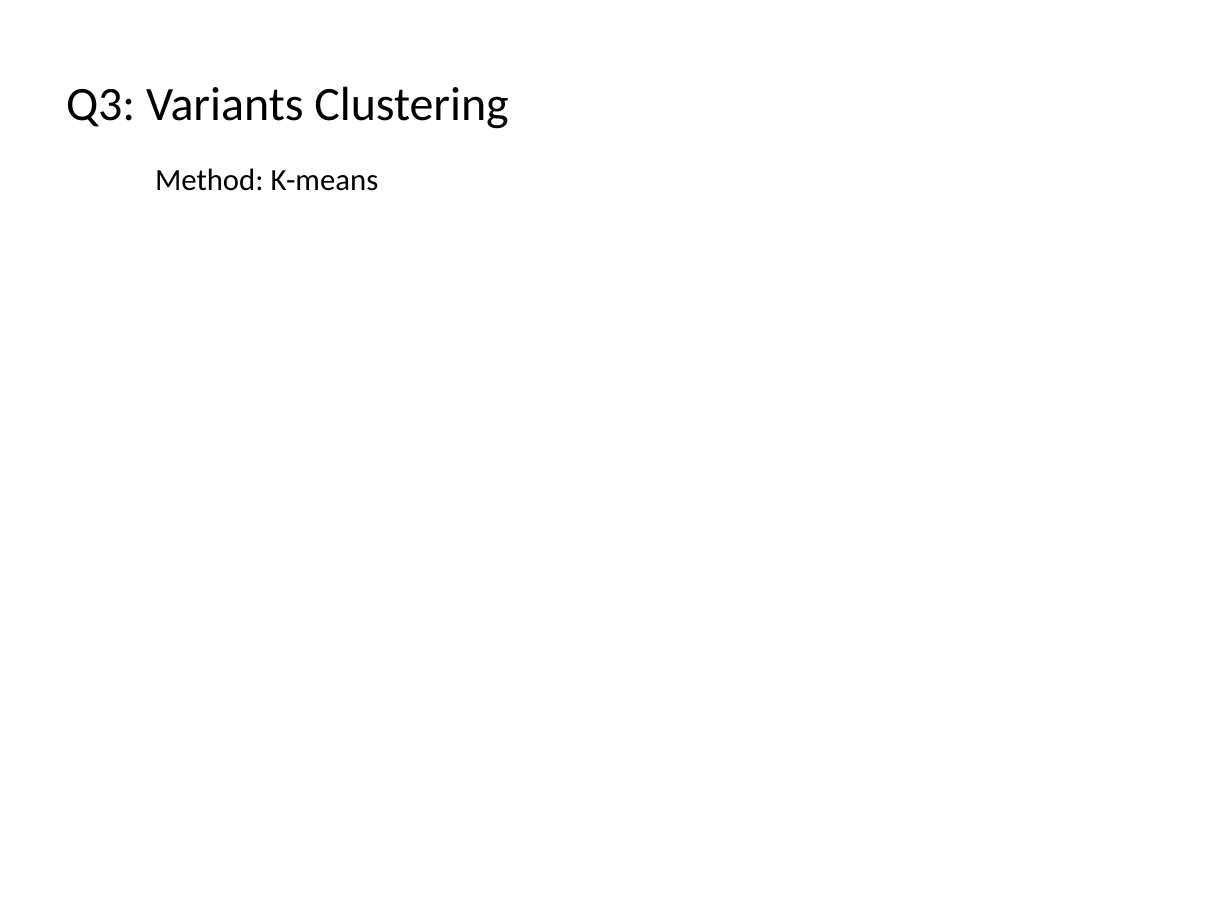
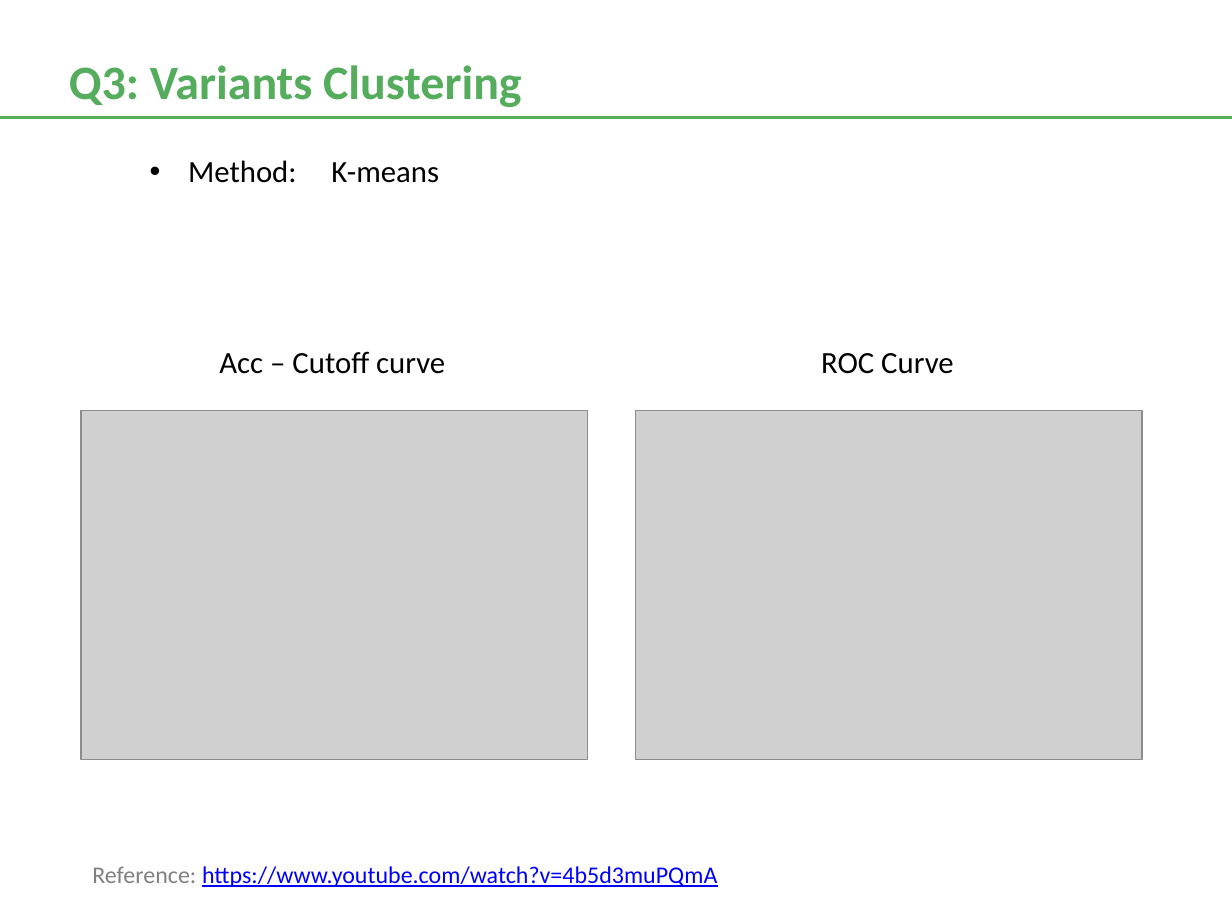
Before and after one commit to frostace/BinaryClassification, a slide deck: slide 14 of DataSciencePres.pptx (slide 12 before the commit). Drawn at 1232x924 pixels with LibreOffice and Linux fonts; fonts in the diff are those of the drawing; grey boxes stand for pictures. Boxes give left, top, right and bottom in pixels: in the first picture for what was removed or moved away, otherwise in the second. Text is boxed around its words. In the diff, an @@ line names an element or a change of style, - is before the commit and + after.

```diff
--- a/DataSciencePres.pptx
+++ b/DataSciencePres.pptx
@@ text "Q3: Variants Clustering": place and size @@
-text "Q3: Variants Clustering" at [66,86,508,129]
+text "Q3: Variants Clustering" at [69,65,521,107]
@@ text "Q3: Variants Clustering" at [69,65,521,107]: text colour #000000 to #54AC5C, bold on; more space between paragraphs @@
@@ line added from (0, 117) to (1232, 117), #54AC5C 1.38 pt @@
@@ text "Method: K-means": place and size @@
-text "Method: K-means" at [155,168,379,191]
+text "Method: K-means" at [188,160,439,183]
@@ text "Method: K-means" at [188,160,439,183]: bullet none to • @@
@@ text added at [219,351,445,374], 18 pt, text #000000 @@
+Acc – Cutoff curve
@@ text added at [821,353,953,374], 18 pt, text #000000 @@
+ROC Curve
@@ picture added at [81,410,588,759] @@
@@ picture added at [636,410,1142,759] @@
@@ text added at [92,866,717,887], 14 pt, text #0000FF, underline @@
+Reference: https://www.youtube.com/watch?v=4b5d3muPQmA
```
Also in this commit, not shown: 11 other slides changed, 4 slides added, 5 slides removed, 8 other files.
